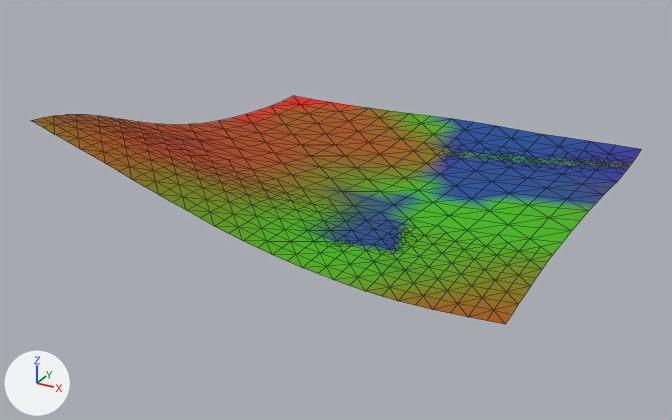
What one commit did to the glTF model games/yorimichi/assets/belmonte/meshes/SM_BM_BT_Terrain_2_6.glb.
Rendered twice from a 50 mm lens placed at (-158.0, 614.0, 222.0), pointed at (-393.0, 1040.0, 8.0). The axes (+X, +Y, +Z) are drawn at lower left. The lights are the same throughout. The picture after the commit comes second. Mesh edges are drawn as thin lines.

Script lines for the objects in view, before the commit:
```python
me_sm_bt_terrain_2_6 = bpy.data.meshes.new('SM_BT_Terrain_2_6')
me_sm_bt_terrain_2_6.from_pydata(...)  # 643 vertices, 1193 faces; spans x -512.0..-256.0, y 936.0..1192.0, z 18.0..73.0
me_sm_bt_terrain_2_6.materials.append(mat_bm_000_m_terrain_020)
ob_sm_bm_bt_terrain_2_6 = bpy.data.objects.new('SM_BM_BT_Terrain_2_6', me_sm_bt_terrain_2_6)
ob_sm_bm_bt_terrain_2_6.location = (0.0, 0.0, 0.0)
```
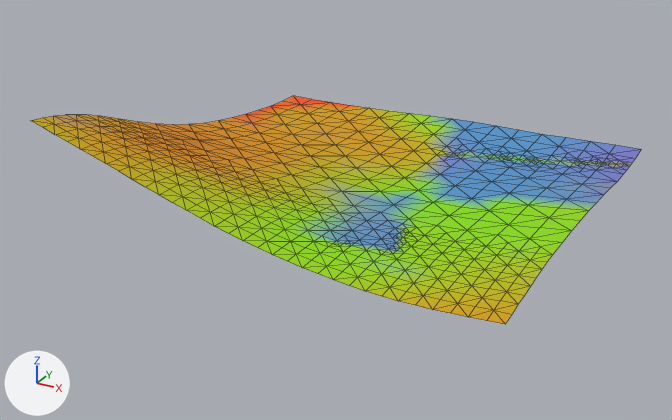
Edits to the scene script, one JSON object a line:
```json
{"block": "me_sm_bt_terrain_2_6", "where": "me_sm_bt_terrain_2_6.from_pydata(...)  # 643 vertices, 1193 faces; spans x -512.0..-256.0, y 936.0..1192.0, z 18.0..73.0"}
{"block": "me_sm_bt_terrain_2_6", "where": "# used by ob_sm_bm_bt_terrain_2_6; location = (0.0, 0.0, 0.0)"}
{"block": "me_sm_bt_terrain_2_6", "change": "me_sm_bt_terrain_2_6 part 1: 364 faces centred in x -414.0..-259.0, y 938.0..1186.0, z 18.0..43.0 are repainted in the vertex colours; the middle colour goes from green #4cad00 to green #94d700"}
{"block": "me_sm_bt_terrain_2_6", "change": "me_sm_bt_terrain_2_6 part 2: 301 faces centred in x -379.0..-258.0, y 969.0..1186.0, z 18.0..29.0 are repainted in the vertex colours; the middle colour goes from blue #224d9a to blue #6695cc"}
{"block": "me_sm_bt_terrain_2_6", "change": "me_sm_bt_terrain_2_6 part 3: 183 faces centred in x -510.0..-259.0, y 938.0..1181.0, z 18.0..72.0 are repainted in the vertex colours; the middle colour goes from brown #a45800 to yellow #d29f00"}
{"block": "me_sm_bt_terrain_2_6", "change": "me_sm_bt_terrain_2_6 part 4: 193 faces centred in x -502.0..-257.0, y 938.0..1186.0, z 18.0..70.0 are repainted in the vertex colours; the middle colour goes from yellow #7d7e00 to yellow #babb00"}
{"block": "me_sm_bt_terrain_2_6", "change": "me_sm_bt_terrain_2_6 part 5: 152 faces centred in x -510.0..-438.0, y 962.0..1186.0, z 18.0..61.0 are repainted in the vertex colours; the middle colour goes from orange #b74600 to orange #dc8f00"}
```

Changed parts and their boxes (x1, y1, x2, y2) in the pictures (672 x 420 px):
```json
{"part": 1, "of": "me_sm_bt_terrain_2_6", "change": "recoloured", "before": [186, 114, 588, 291], "after": [186, 114, 588, 291], "on screen": "lighter"}
{"part": 2, "of": "me_sm_bt_terrain_2_6", "change": "recoloured", "before": [322, 119, 641, 253], "after": [322, 119, 641, 253], "on screen": "lighter"}
{"part": 3, "of": "me_sm_bt_terrain_2_6", "change": "recoloured", "before": [31, 108, 518, 324], "after": [31, 108, 518, 324]}
{"part": 4, "of": "me_sm_bt_terrain_2_6", "change": "recoloured", "before": [43, 108, 631, 310], "after": [43, 108, 631, 310]}
{"part": 5, "of": "me_sm_bt_terrain_2_6", "change": "recoloured", "before": [101, 96, 366, 172], "after": [101, 96, 366, 172], "on screen": "lighter"}
```
